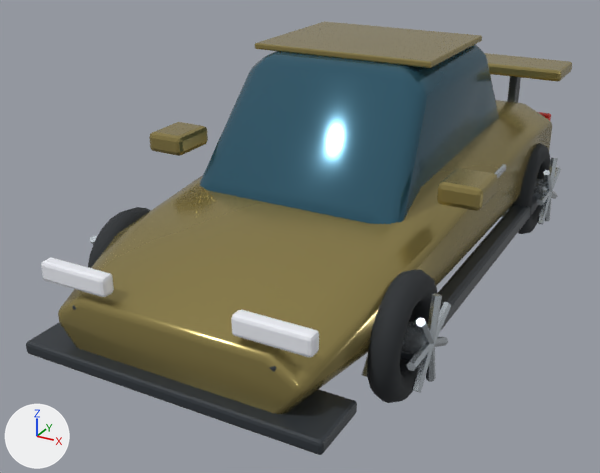
Before and after pictures for a commit that changed the Blender file Art/Blender/Models/vehicle_atlas.blend.
One viewpoint serves both versions: a camera (50 mm lens) standing at (2.39, -5.14, 2.75) and looking at (-0.22, -0.39, 0.38). Every picture has the same lights, and +X, +Y and +Z are marked at lower left. The first picture is the older version.

Objects in the first picture: 'Aerodynamic wing', 'Alloy spoke.050', 'Cabin silhouette', 'Headlamp', 'Headlamp.001', 'Mirror', 'Mirror.001', 'Roof panel', 'Sculpted body', 'Side sill.001', 'Splitter', 'Tread.002', 'Tread.003' and 19 more.
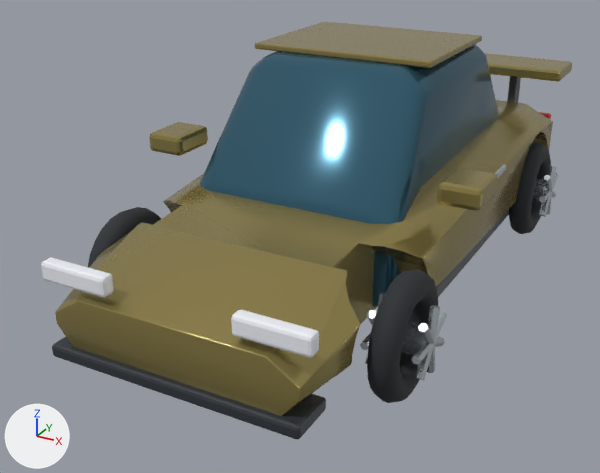
Location of each change, (x1, y1, x2, y2) in pixels of the pictures (600 x 473 px):
'Sculpted body', reshaped: before (58, 100, 552, 414); after (55, 100, 553, 416)
'Splitter', rescaled (17% narrower, 23% shorter): before (26, 322, 357, 455); after (52, 337, 326, 439)
'Side sill.001', moved, rescaled (mostly hidden afterwards): before (400, 195, 538, 361); after (437, 210, 509, 297)
'Alloy spoke.050', reshaped (10% narrower, 19% shorter): before (416, 318, 435, 344); after (418, 323, 435, 344)
part 1 of me_sculpted_body, cut back: before (58, 176, 449, 414); after (56, 176, 450, 414)
part 2 of me_sculpted_body, built on: before (444, 122, 552, 278); after (446, 122, 553, 277)

The edits, one by one:
me_sculpted_body is used by ob_sculpted_body; location (0.0, 0.0, 0.0).
me_sculpted_body had 48 vertices, 42 faces and spanned x -0.98..0.98, y -2.21..2.21, z 0.27..1.0.
me_sculpted_body now has 228 vertices, 122 faces and spans x -0.98..0.98, y -2.21..2.21, z 0.27..1.0.
me_sculpted_body part 1: 6 vertices removed from x -0.9..0.9, y -1.54, z 0.27..0.69; 96 vertices added at x -0.93..0.93, y -1.8..-0.88, z 0.27..0.83.
me_sculpted_body part 2: 4 vertices removed from x -0.97..0.97, y 1.03, z 0.27..0.43; 94 vertices added at x -0.98..0.98, y 0.88..1.8, z 0.27..0.85.
me_sculpted_body part 3: the surface is now shaded flat.
me_side_sill_001 is used by ob_side_sill_001; location (0.98, 0.0, 0.3).
me_side_sill_001 had 8 vertices, 6 faces and spanned x -0.06..0.06, y -1.35..1.35, z -0.07..0.07.
me_side_sill_001 now has 8 vertices, 6 faces and spans x -0.04..0.05, y -1.17..1.17, z -0.06..0.06.
me_side_sill_001 part 4: the whole mesh is scaled about its middle by (0.692, 0.87, 0.857).
me_alloy_spoke_050 is used by ob_alloy_spoke_050; location (0.0, 0.0, 0.0).
Before the commit, vertices of me_alloy_spoke_050: 6 (1.083, -1.51, 0.604) at pixel (415, 320), 7 (1.097, -1.528, 0.589) at pixel (416, 325), 8 (1.123, -1.528, 0.589) at pixel (421, 326), 9 (1.137, -1.51, 0.604) at pixel (425, 323), 10 (1.123, -1.491, 0.618) at pixel (424, 318).
Before the commit, vertices of me_alloy_spoke_050: 11 (1.097, -1.491, 0.618) at pixel (419, 317).
me_alloy_spoke_050 had 12 vertices, 8 faces and spanned x 1.083..1.137, y -1.528..-1.321, z 0.375..0.618.
me_alloy_spoke_050 now has 12 vertices, 8 faces and spans x 1.083..1.137, y -1.485..-1.321, z 0.375..0.565.
Part 5, on me_alloy_spoke_050:
Vertices 6 to 11 of me_alloy_spoke_050 move by (0.0, 0.043, -0.053).
me_splitter is used by ob_splitter; location (0.0, -2.111, 0.27).
me_splitter had 8 vertices, 6 faces and spanned x -0.95..0.95, y -0.2..0.2, z -0.04..0.04.
me_splitter now has 8 vertices, 6 faces and spans x -0.8..0.8, y -0.15..0.15, z -0.04..0.04.
me_splitter part 6: the whole mesh is scaled about its middle by (0.842, 0.75, 1).
Object 'Side sill.001' (ob_side_sill_001) moves from (0.98, 0.0, 0.3) to (0.84, 0.0, 0.3).
